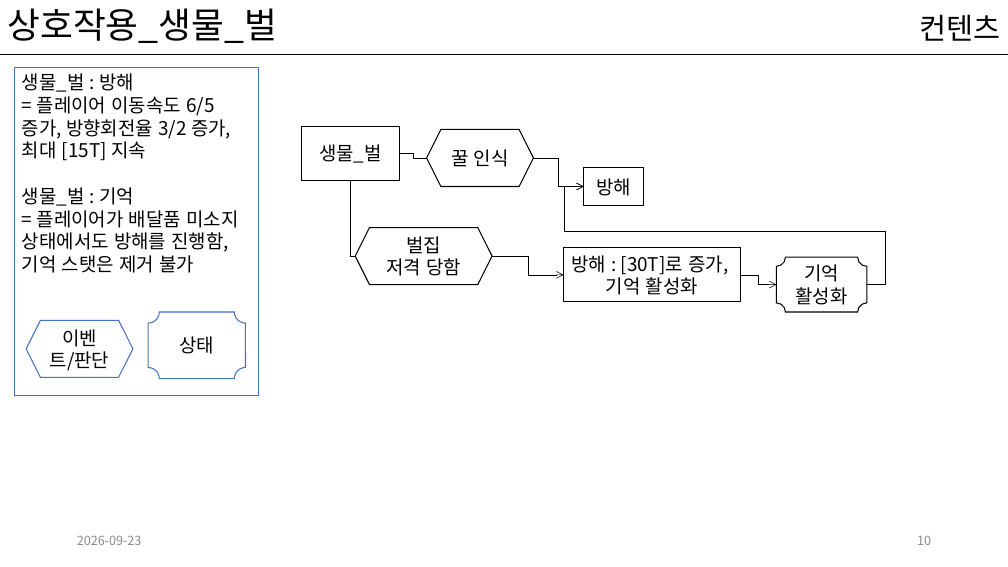
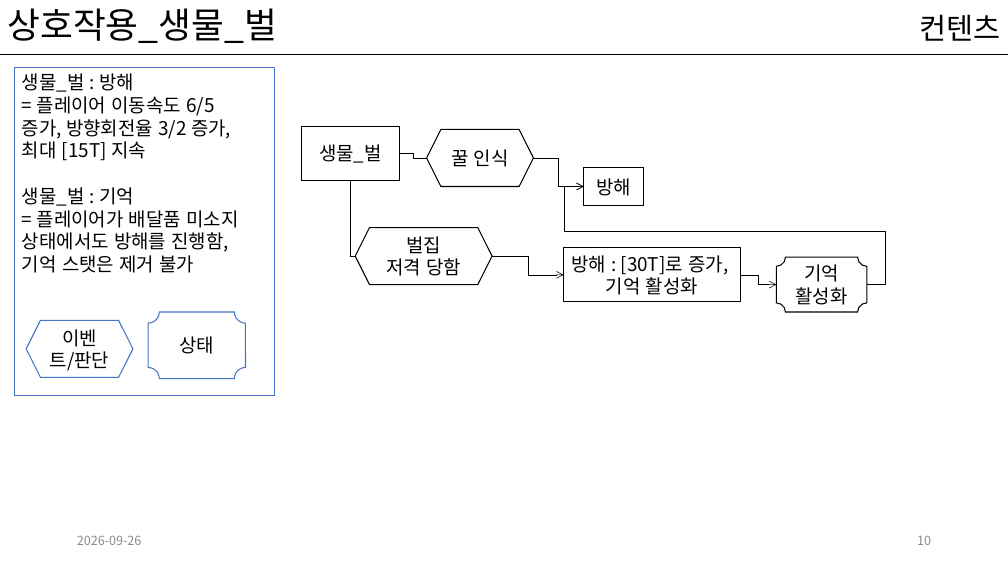
Before and after one commit to kwakyerin/2026_Graduation_Project, a slide deck: slide 10 of documents/HyunahKwon/design/designing/for_pro_pt/배트와 달트_평가pt.pptx. Drawn at 1008x567 pixels with LibreOffice and Linux fonts; fonts in the diff are those of the drawing. Boxes give left, top, right and bottom in pixels: in the first picture for what was removed or moved away, otherwise in the second. Text is boxed around its words. In the diff, an @@ line names an element or a change of style, - is before the commit and + after.

```diff
--- a/documents/HyunahKwon/design/designing/for_pro_pt/배트와 달트_평가pt.pptx
+++ b/documents/HyunahKwon/design/designing/for_pro_pt/배트와 달트_평가pt.pptx
@@ rectangle "생물_벌 : 방해": place and size @@
-rectangle "생물_벌 : 방해" at <box>14,67,259,395</box>
+rectangle "생물_벌 : 방해" at <box>14,67,274,395</box>
@@ text at <box>77,536,142,545</box>: text changed @@
-2026-09-23
+2026-09-26
```
Also in this commit, not shown: 16 other slides changed, 1 other file.
